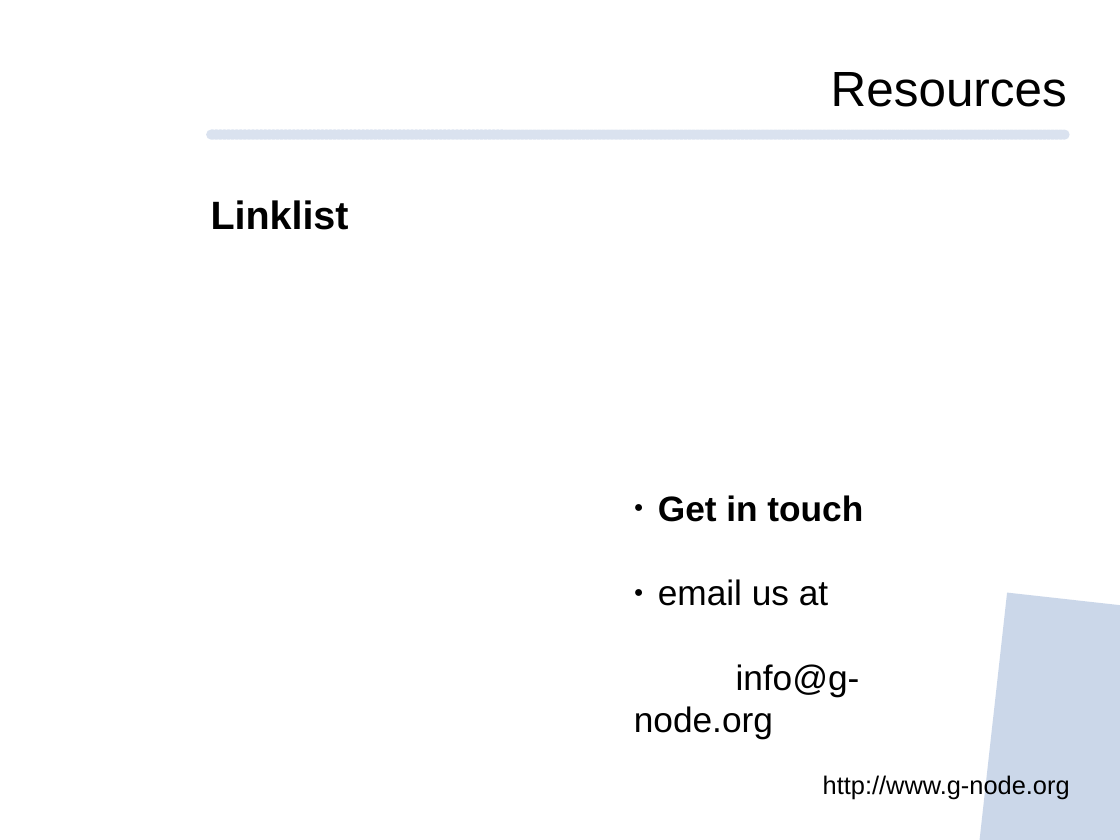
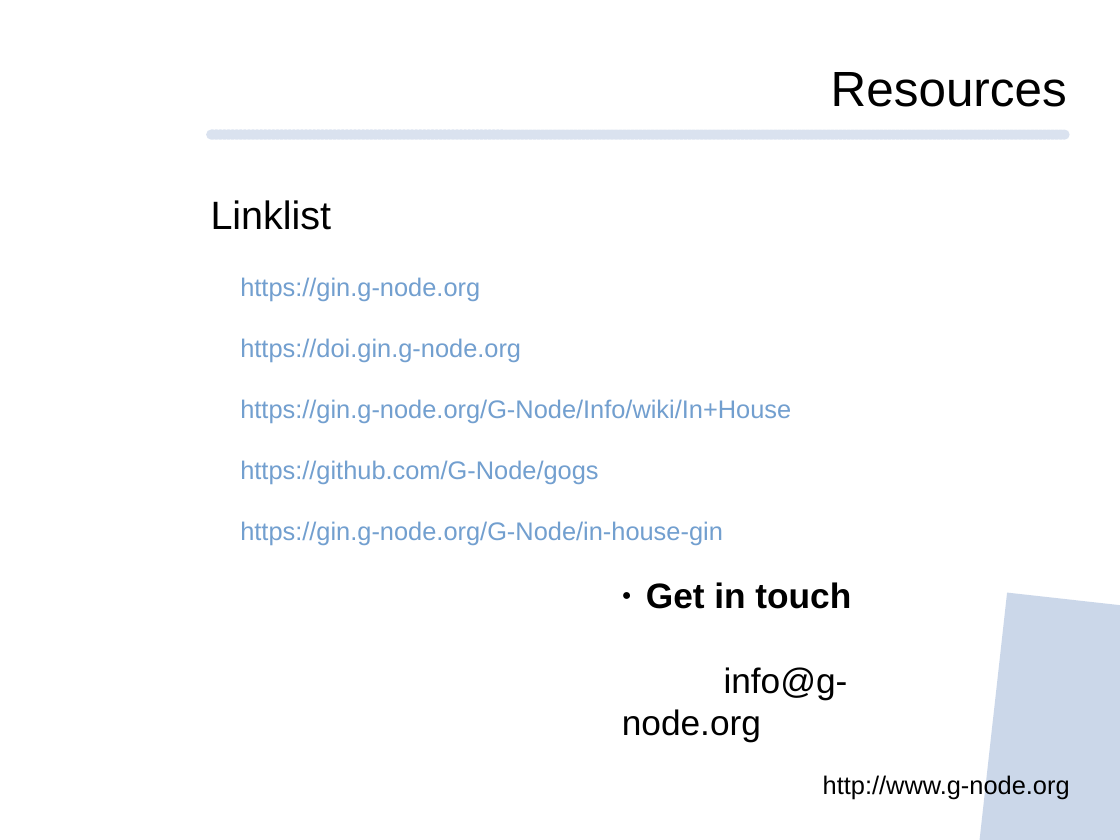
Before and after one commit to mpsonntag/prespost, a slide deck: slide 11 of 202209_INCF_online/202209_INCF_Online_GIN.odp (slide 9 before the commit). Drawn at 1120x840 pixels with LibreOffice and Linux fonts; fonts in the diff are those of the drawing; background and template pictures are left out. Boxes give left, top, right and bottom in pixels: in the first picture for what was removed or moved away, otherwise in the second. Text is boxed around its words. In the diff, an @@ line names an element or a change of style, - is before the commit and + after.

```diff
--- a/202209_INCF_online/202209_INCF_Online_GIN.odp
+++ b/202209_INCF_online/202209_INCF_Online_GIN.odp
@@ text "Linklist" at [211, 200, 332, 230]: bold off @@
@@ text added at [240, 277, 791, 545], 18 pt, text #729FCF @@
+https://gin.g-node.org
+https://doi.gin.g-node.org
+https://gin.g-node.org/G-Node/Info/wiki/In+House
+https://github.com/G-Node/gogs
+https://gin.g-node.org/G-Node/in-house-gin
@@ text "Get in touch": place and size @@
-text "Get in touch" at [634, 495, 863, 739]
+text "Get in touch" at [622, 582, 851, 742]
@@ text at [658, 579, 828, 606]: paragraph removed @@
-● email us at
```
Also in this commit, not shown: 5 other slides changed, 2 slides added.
